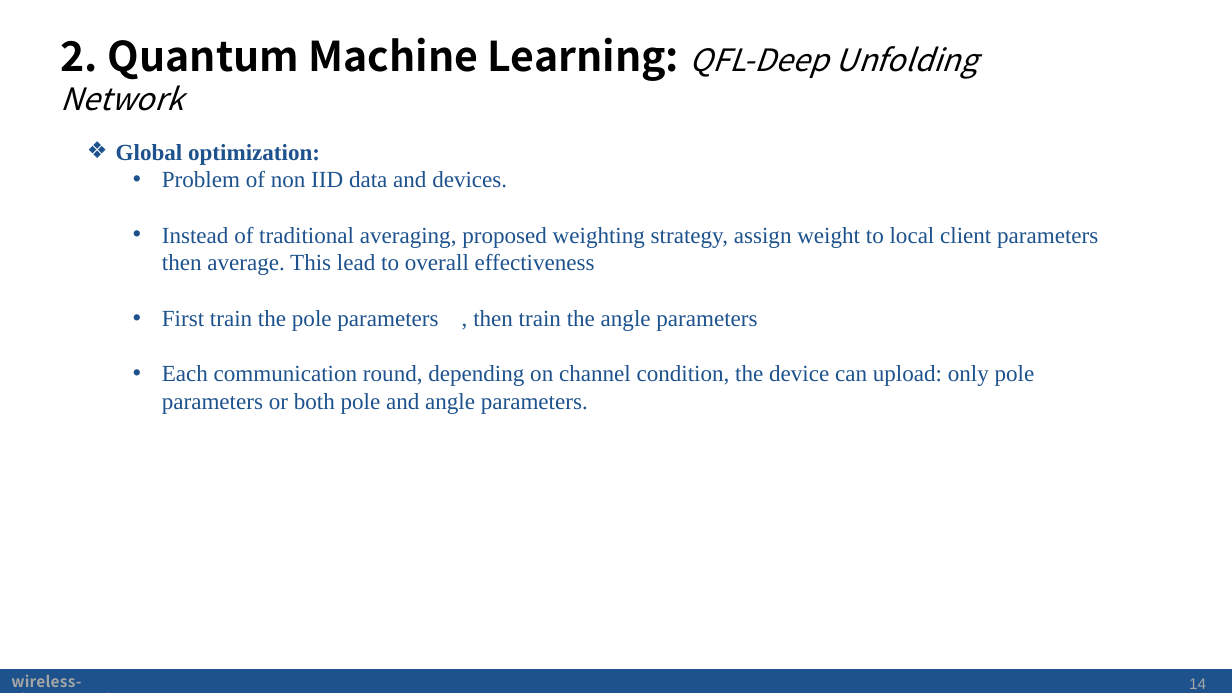
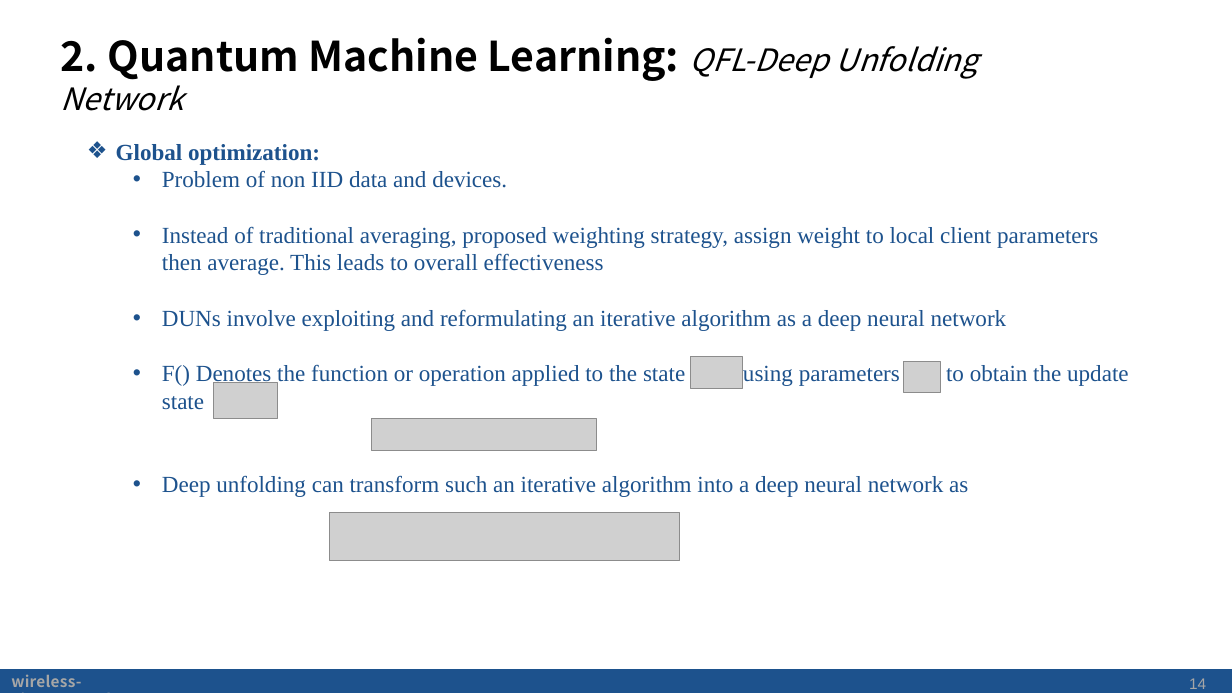
Before and after one commit to BINH2702/QFL-Present, a slide deck: slide 14 of Federated Learning- Nguyen Trong Binh (2).pptx. Drawn at 1232x693 pixels with LibreOffice and Linux fonts; fonts in the diff are those of the drawing; grey boxes stand for pictures; background and template pictures are left out. Boxes give left, top, right and bottom in pixels: in the first picture for what was removed or moved away, otherwise in the second. Text is boxed around its words. In the diff, an @@ line names an element or a change of style, - is before the commit and + after.

```diff
--- a/Federated Learning- Nguyen Trong Binh (2).pptx
+++ b/Federated Learning- Nguyen Trong Binh (2).pptx
@@ text at (x1=162, y1=226, x2=1129, y2=497): text changed @@
-  • Instead of traditional averaging, proposed weighting strategy, assign weight to local client parameters then average. This lead to overall effectiveness
-  • First train the pole parameters , then train the angle parameters
-  • Each communication round, depending on channel condition, the device can upload: only pole parameters or both pole and angle parameters.
+  • Instead of traditional averaging, proposed weighting strategy, assign weight to local client parameters then average. This leads to overall effectiveness
+  • DUNs involve exploiting and reformulating an iterative algorithm as a deep neural network
+  • F() Denotes the function or operation applied to the state using parameters to obtain the update state
+  • Deep unfolding can transform such an iterative algorithm into a deep neural network as
@@ picture added at (x1=690, y1=357, x2=742, y2=388) @@
@@ picture added at (x1=213, y1=383, x2=277, y2=418) @@
@@ picture added at (x1=904, y1=361, x2=940, y2=393) @@
@@ picture added at (x1=372, y1=419, x2=596, y2=451) @@
@@ picture added at (x1=330, y1=513, x2=680, y2=561) @@
```
Also in this commit, not shown: 1 other slide changed, 1 slide added.
